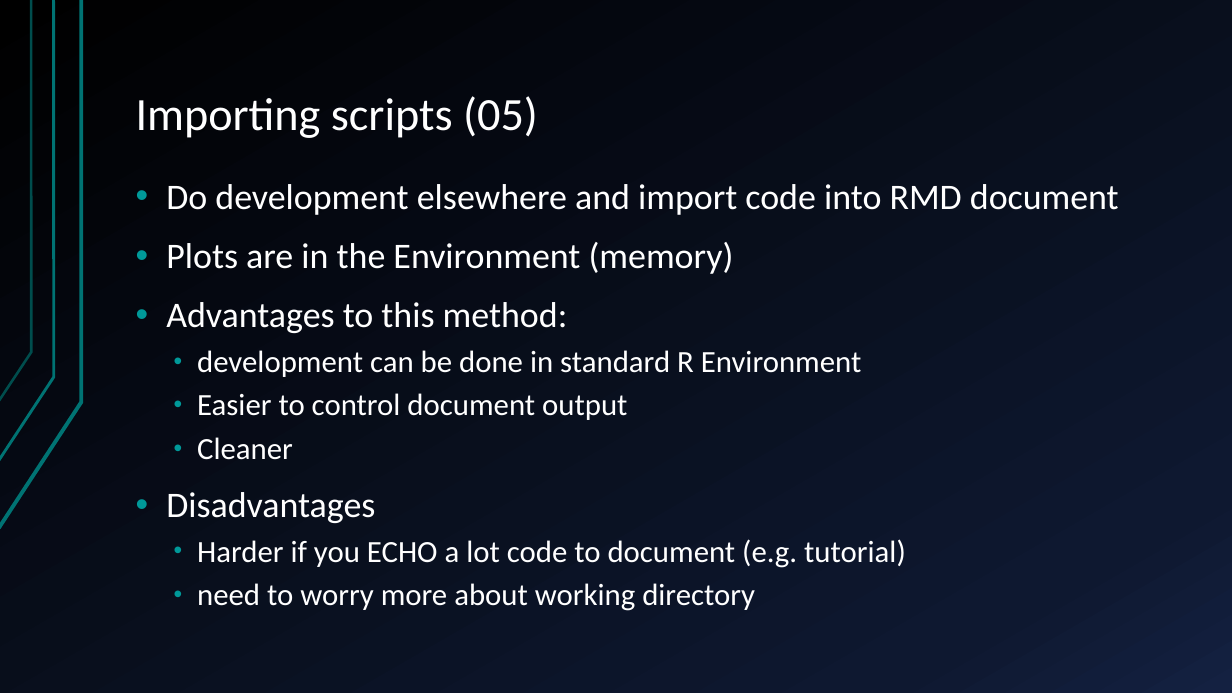
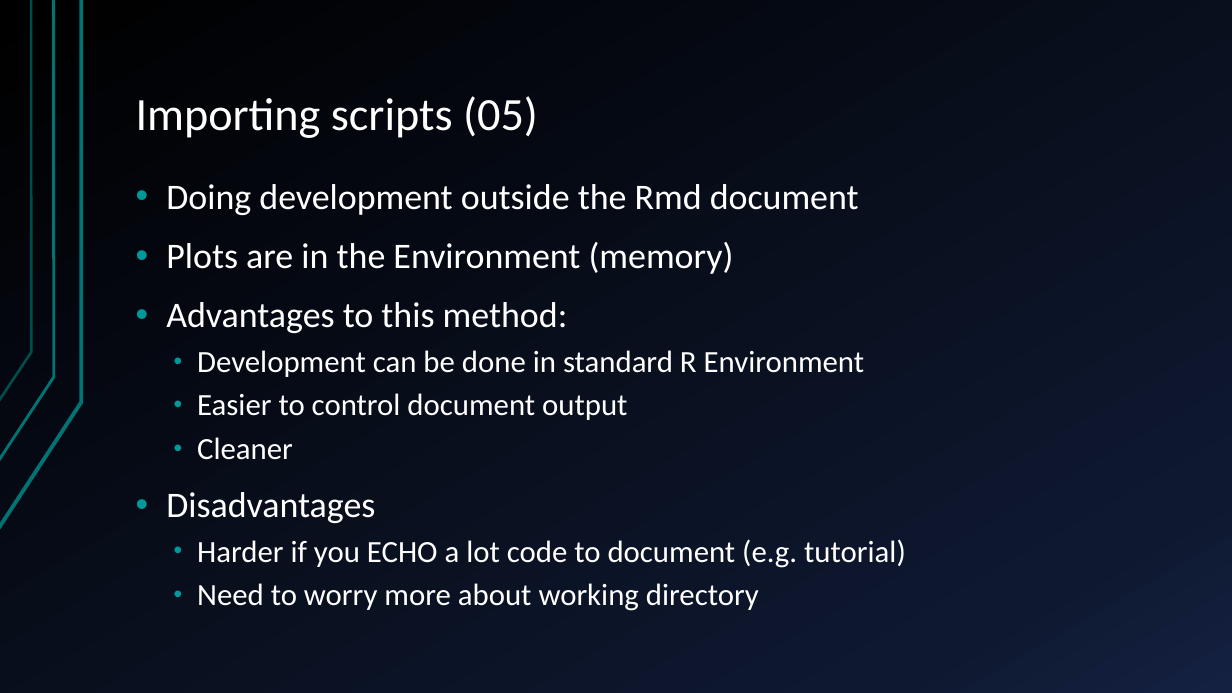
Before and after one commit to QFCatMSU/RMarkdown-Workshop-Material, a slide deck: slide 11 of docs/RMD-Presentation.pptx (slide 10 before the commit). Drawn at 1232x693 pixels with LibreOffice and Linux fonts; fonts in the diff are those of the drawing. Boxes give left, top, right and bottom in pixels: in the first picture for what was removed or moved away, otherwise in the second. Text is boxed around its words. In the diff, an @@ line names an element or a change of style, - is before the commit and + after.

Commit message:
Cleaned up documents -- minor changes to Rmd files

```diff
--- a/docs/RMD-Presentation.pptx
+++ b/docs/RMD-Presentation.pptx
@@ text at box(166, 184, 859, 215): text changed @@
-• Do development elsewhere and import code into RMD document
+• Doing development outside the Rmd document
@@ text at box(197, 350, 865, 377): text changed @@
-  • development can be done in standard R Environment
+  • Development can be done in standard R Environment
@@ text at box(197, 583, 759, 611): text changed @@
-  • need to worry more about working directory
+  • Need to worry more about working directory
```
Also in this commit, not shown: 15 other slides changed, 1 slide added, 6 other files.
